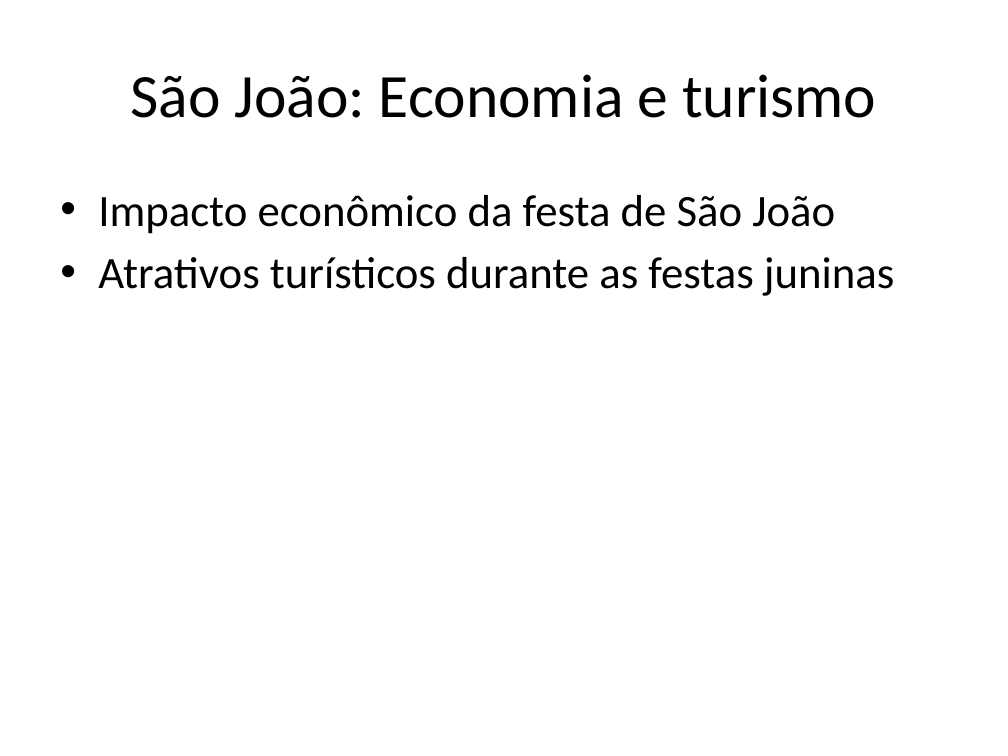
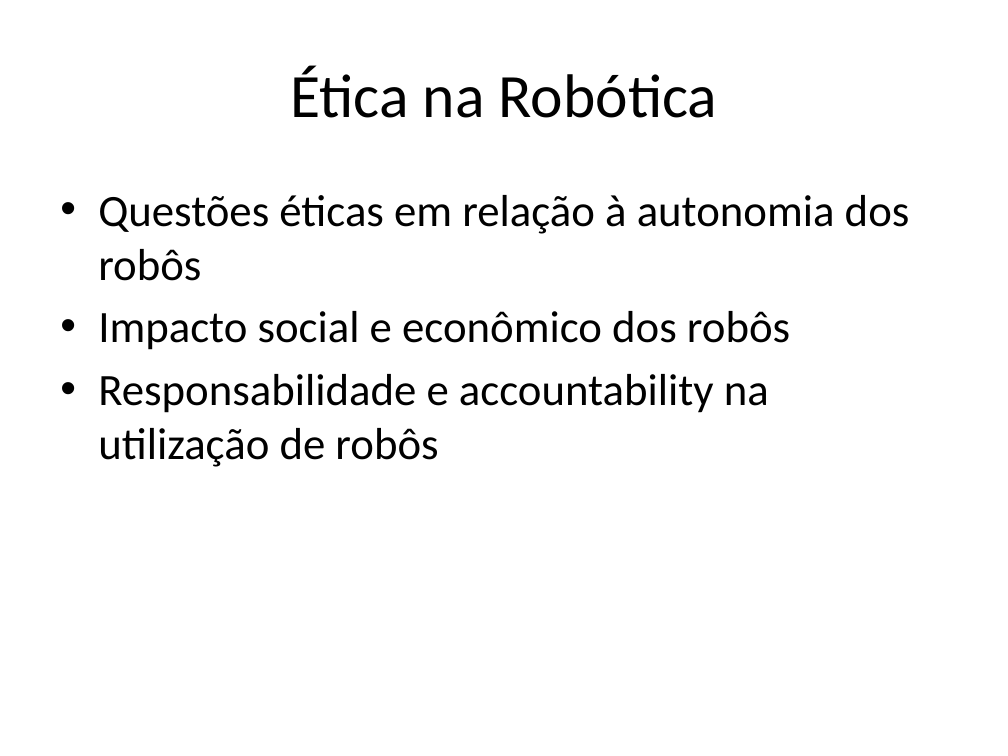
Before and after one commit to lcdlemos/EstagioNutes, a slide deck: slide 7 of IA/auto_apresentacao_IA.pptx. Drawn at 1008x756 pixels with LibreOffice and Linux fonts; fonts in the diff are those of the drawing. Boxes give left, top, right and bottom in pixels: in the first picture for what was removed or moved away, otherwise in the second. Text is boxed around its words. In the diff, an @@ line names an element or a change of style, - is before the commit and + after.

```diff
--- a/IA/auto_apresentacao_IA.pptx
+++ b/IA/auto_apresentacao_IA.pptx
@@ title at <box>290,66,718,118</box>: text changed @@
-São João: Economia e turismo
+Ética na Robótica
@@ text at <box>98,195,910,467</box>: text changed @@
-• Impacto econômico da festa de São João
-• Atrativos turísticos durante as festas juninas
+• Questões éticas em relação à autonomia dos robôs
+• Impacto social e econômico dos robôs
+• Responsabilidade e accountability na utilização de robôs
```
Also in this commit, not shown: 2 other slides changed, 7 slides added, 7 slides removed, 13 other files.
